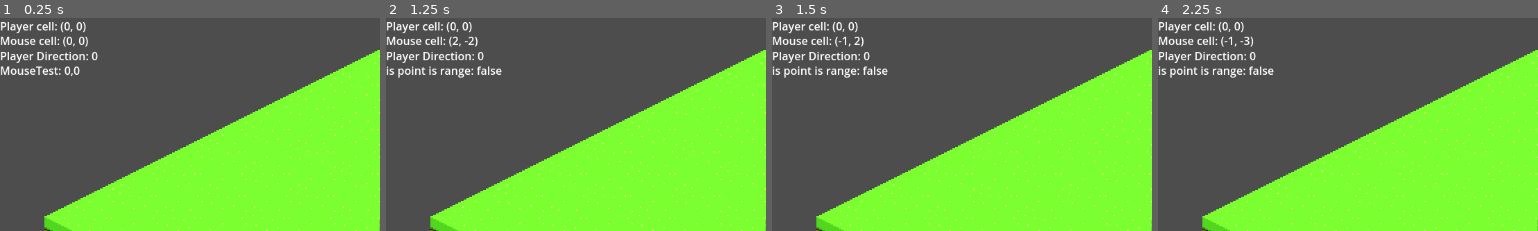
Above: before the commit, frames 1-4 (left to right).
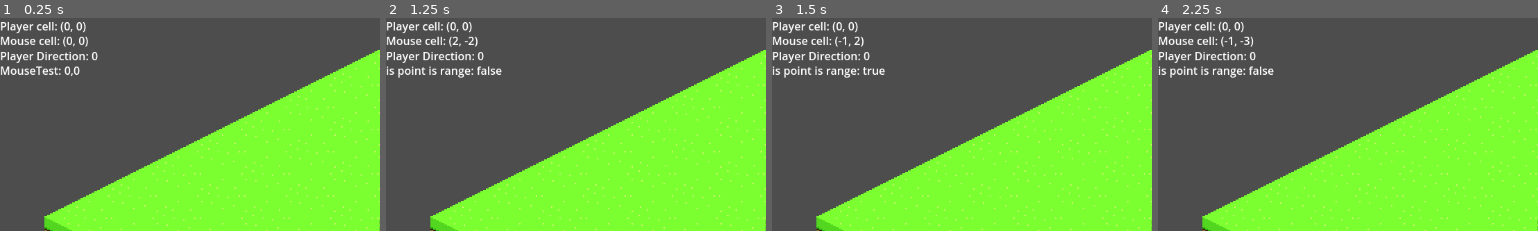
Above: after the commit, the same moments.

Repository: quinnban/fuzzy-garbanzo
Game: Godot game, scene res://Map/map.tscn
The game is run twice, just before and just after one commit, with the same random seed, the same clock (stepped at 60 frames per second) and the same inputs.
Inputs (mouse positions are % of the whole screen's width and height, from its top left):
- Up to frame 1 (0.25 s): no input
- Up to frame 2 (1.25 s): tap Enter at 0.5 s; move the mouse to (76, 47) at 0.52 s; hold Right (ui_right) from 0.53 s (still down); click (76, 47) at 0.67 s
- Up to frame 3 (1.5 s): tap Space at 1.25 s; move the mouse to (31, 58) at 1.27 s; release Right (ui_right) at 1.28 s; hold Down (ui_down) from 1.28 s (still down); click (31, 58) at 1.42 s
- Up to frame 4 (2.25 s): tap Enter at 2 s; move the mouse to (63, 30) at 2.02 s; release Down (ui_down) at 2.03 s; hold Right (ui_right) from 2.03 s (still down); click (63, 30) at 2.17 s
The pictures show only the part of the screen within x 0-50%, y 0-50%; the shares and areas given below are measured in that part.

Frames 1-2 are identical in both runs. In frame 3, 0.1% of the frame differs, in the area x 23-31%, y 22-27%; in frame 4, nothing differs.

Commit message:
highlight works

Diff:
--- a/anime-showdown/Map/map.gd
+++ b/anime-showdown/Map/map.gd
@@ -15,7 +15,6 @@
 func _process(_delta: float) -> void:
 	if player.state == Enums.PLAYER_STATE.READY_TO_MOVE && is_point_in_range(get_mouse_cell()):
 		highlight_mouse_path()
-
 
 func _input(event) -> void:
 	if event is InputEventMouseButton:
@@ -100,6 +99,7 @@
 	pass
 
 func highlight_mouse_path() -> void:
+	highlight_player_movement()
 	var path = astar_get_path(player.get_player_tile(),get_mouse_cell())
 	for i in path:
 		set_tile_at_position(i,6)
--- a/anime-showdown/Player/player.gd
+++ b/anime-showdown/Player/player.gd
@@ -9,7 +9,7 @@
 @onready var layer3 = map.get_node("Layer 3")
 @onready var ui = map.get_node("DebugMenu")
 
-var movementRange: int = 2;
+var movementRange: int = 3;
 var state = Enums.PLAYER_STATE.IDLE;
 
 func _process(delta: float) -> void:
